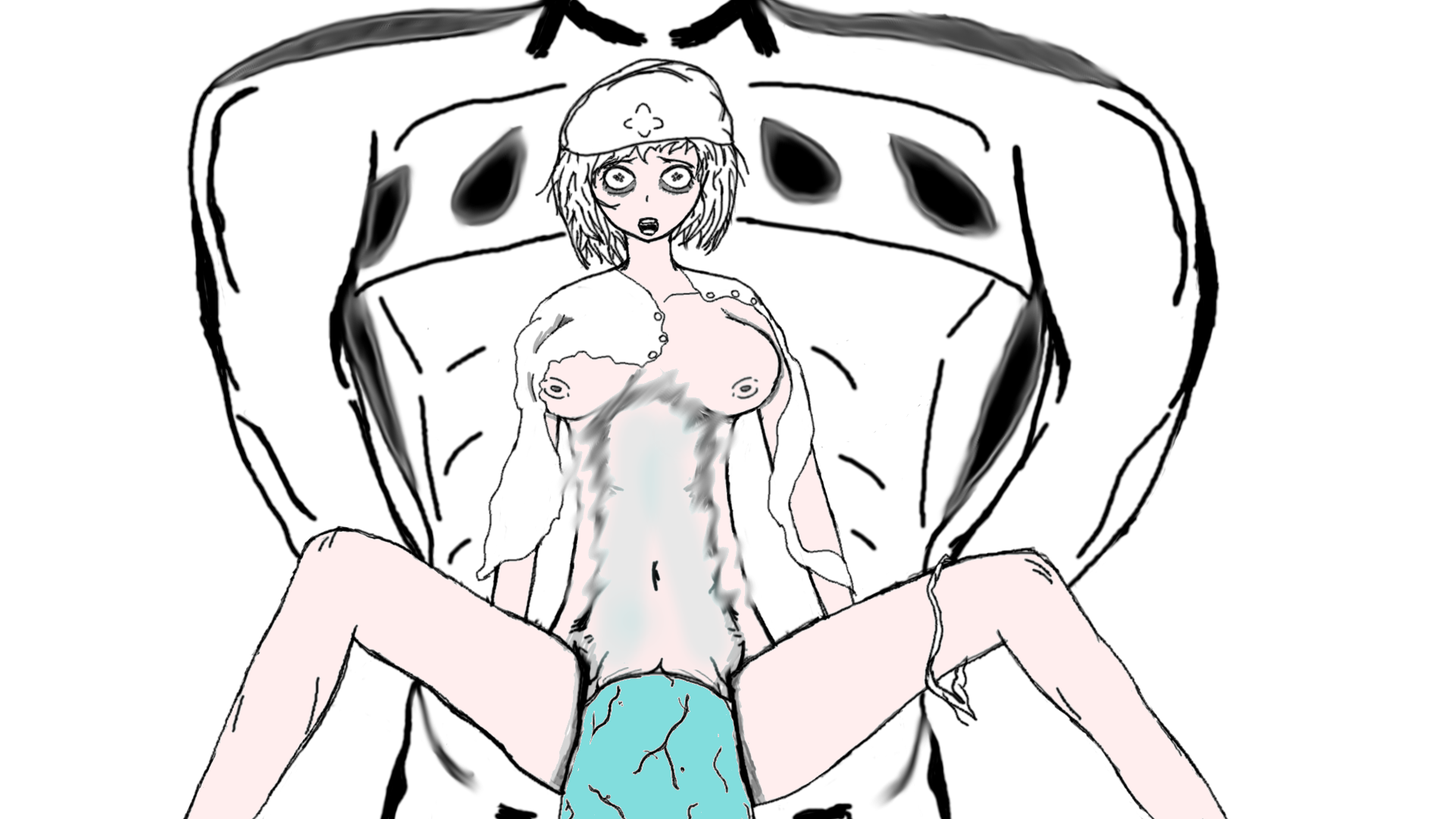
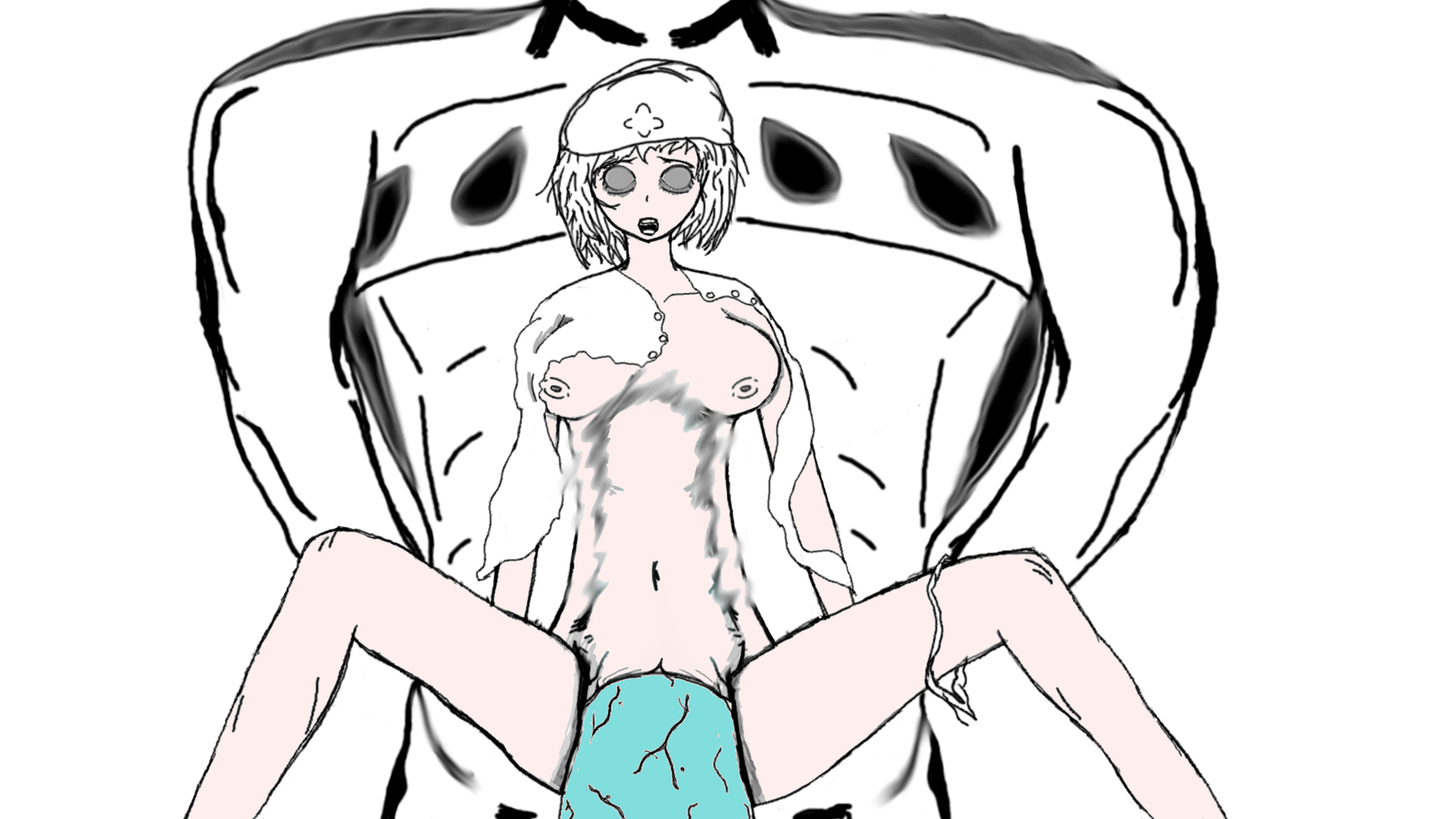
Layer changes from the first 1455 x 819 image to the second:
painted on "Background" over [570, 165, 735, 686]
